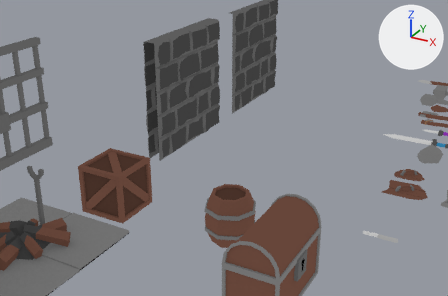
The Blender file blender/props.blend as it was, and as the next commit left it.
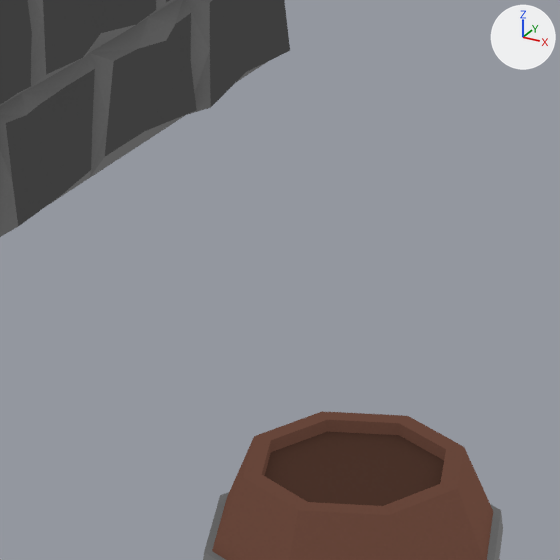
Old and new are each drawn from a 50 mm camera at (2.794, -2.355, 2.186) aimed at (0.604, 1.627, 0.195) and again close up on the part from 38% to 59% of the width and 39% to 71% of the height. The lights are fixed; the arrows at upper right show +X, +Y and +Z.

Objects in the first close-up: 'Barrel1', 'BrickWall1'.
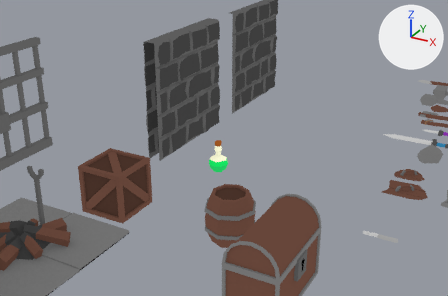
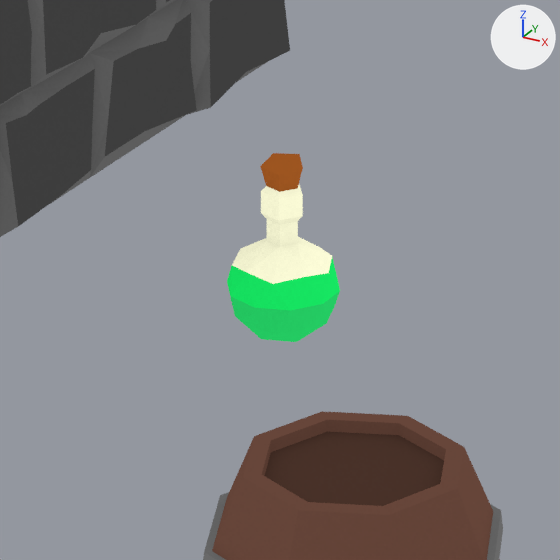
Commit message: Added acid potion

Location of each change, (x1, y1, x2, y2) in pixels of the close-ups (560 x 560 px):
'AcidPotion', added
    after: (227, 153, 340, 342)

The change, as a diff of the scene's bpy script:
```diff
--- a/blender/props.blend.py
+++ b/blender/props.blend.py
@@ me_acidpotion @@
+me_acidpotion.from_pydata(...)  # 67 vertices, 105 faces; spans x -7.5..7.5, y 0.0..26.5, z -7.9..7.9
+me_acidpotion.materials.append(mat_previewmaterial)
@@ ob_acidpotion @@
+ob_acidpotion = bpy.data.objects.new('AcidPotion', me_acidpotion)
+ob_acidpotion.location = (0.578, 1.581, 0.0)
+ob_acidpotion.rotation_euler = (1.571, 0.0, 0.0)  # degrees (90, 0, 0)
+ob_acidpotion.scale = (0.01, 0.01, 0.01)
```
